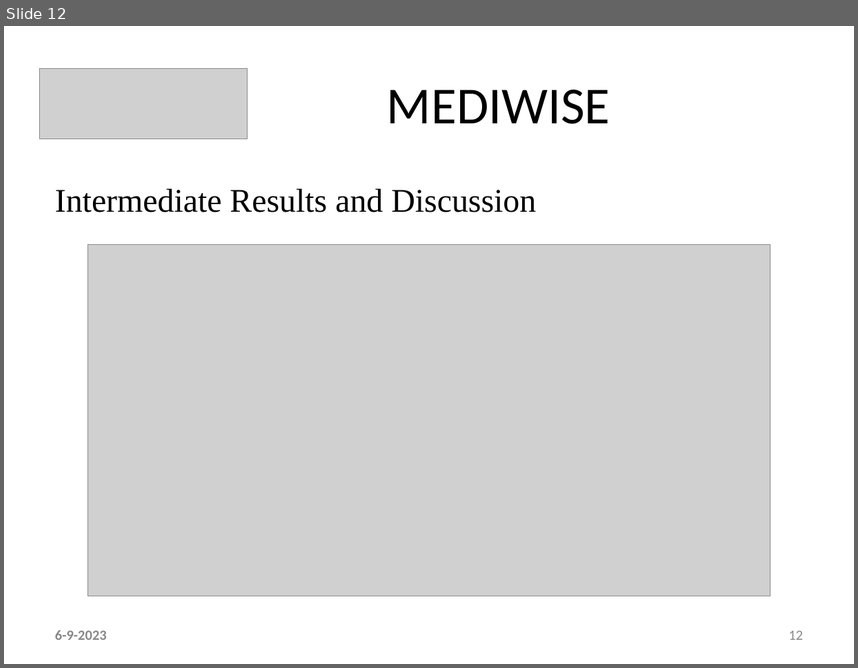
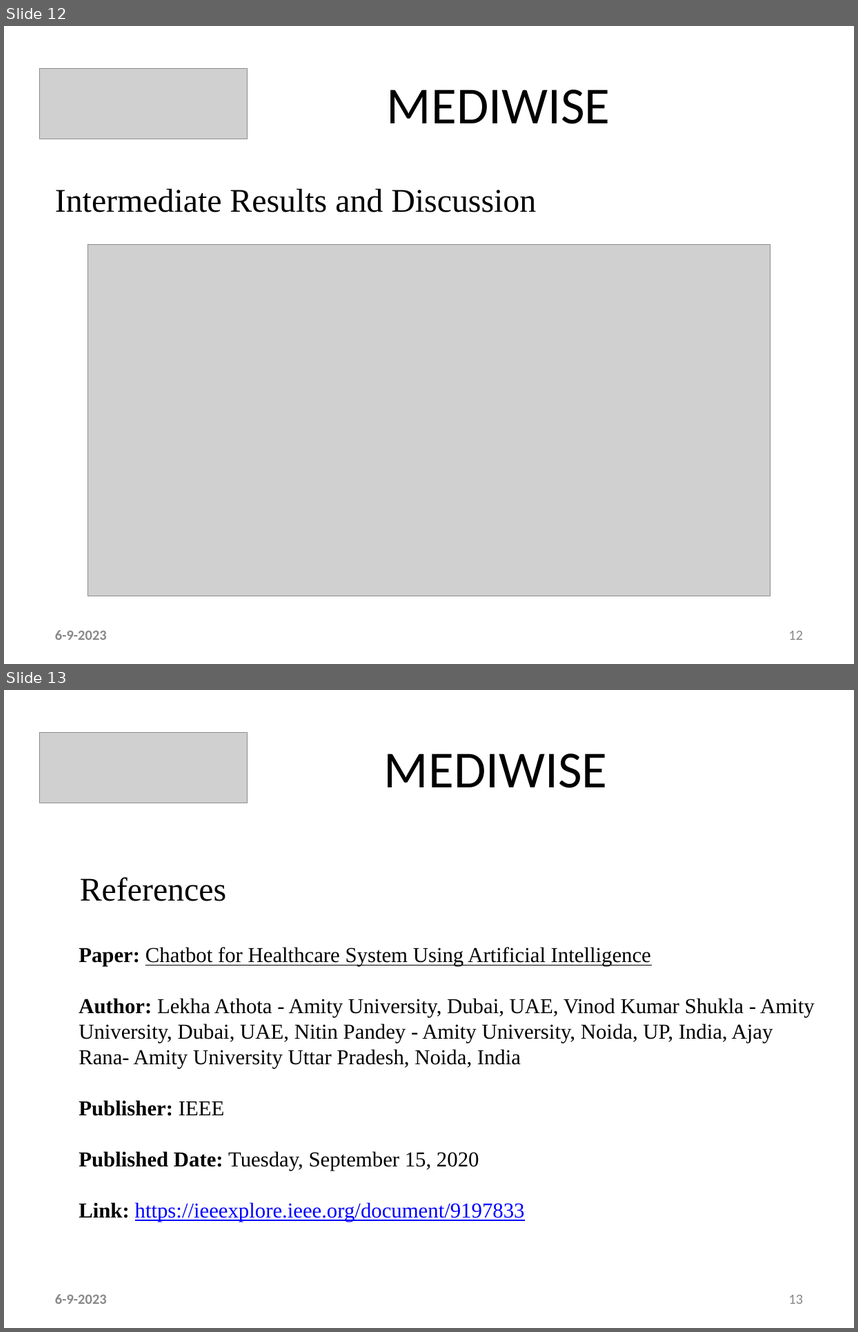
Before and after one commit to ani23-11/MediWise, a slide deck: ppt & references/Main - Ctech PPT Template.pptx. Shown one above the other, each under a label of ours: slide 12 before the commit, slides 12 and 13 after it. The pictures are 858x668 and 858x1332 pixels, drawn with LibreOffice and Linux fonts; fonts in the diff are those of the drawing; grey boxes stand for pictures. Boxes give left, top, right and bottom in pixels: in the first picture for what was removed or moved away, otherwise in the second. Text is boxed around its words. In the diff, an @@ line names an element or a change of style, - is before the commit and + after.

```diff
--- a/ppt & references/Main - Ctech PPT Template.pptx
+++ b/ppt & references/Main - Ctech PPT Template.pptx
@@ slide 13 added at bbox=[4, 690, 854, 1328], background #FFFFFF @@
@@ picture added at bbox=[40, 733, 248, 803] @@
@@ text added at bbox=[384, 753, 607, 788], 44 pt, text #000000 @@
+MEDIWISE
@@ text added at bbox=[80, 877, 226, 901], 28 pt, text #000000 @@
+  References
@@ text added at bbox=[79, 947, 815, 1221], 18 pt, text #000000 @@
+Paper: Chatbot for Healthcare System Using Artificial Intelligence
+Author: Lekha Athota - Amity University, Dubai, UAE, Vinod Kumar Shukla - Amity University, Dubai, UAE, Nitin Pandey - Amity University, Noida, UP, India, Ajay Rana- Amity University Uttar Pradesh, Noida, India
+Publisher: IEEE
+Published Date: Tuesday, September 15, 2020
+Link: https://ieeexplore.ieee.org/document/9197833
@@ text added at bbox=[55, 1294, 107, 1303], 12 pt, text #888888, bold @@
+6-9-2023
@@ page number added at bbox=[789, 1294, 803, 1303], 12 pt, text #888888 @@
+13
```
Also in this commit, not shown: 4 slides changed, 21 other slides added, 2 slides removed, 2 other files.
